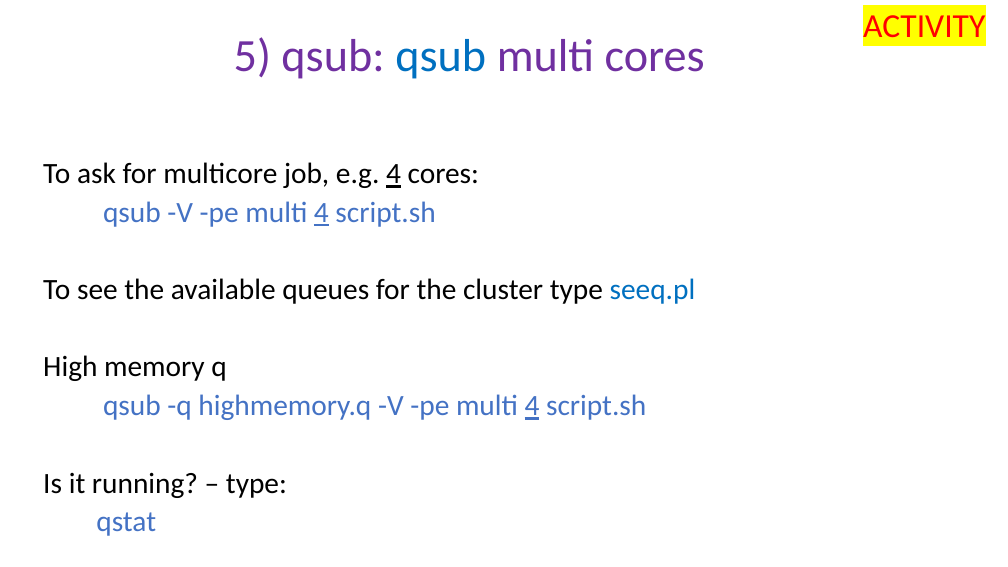
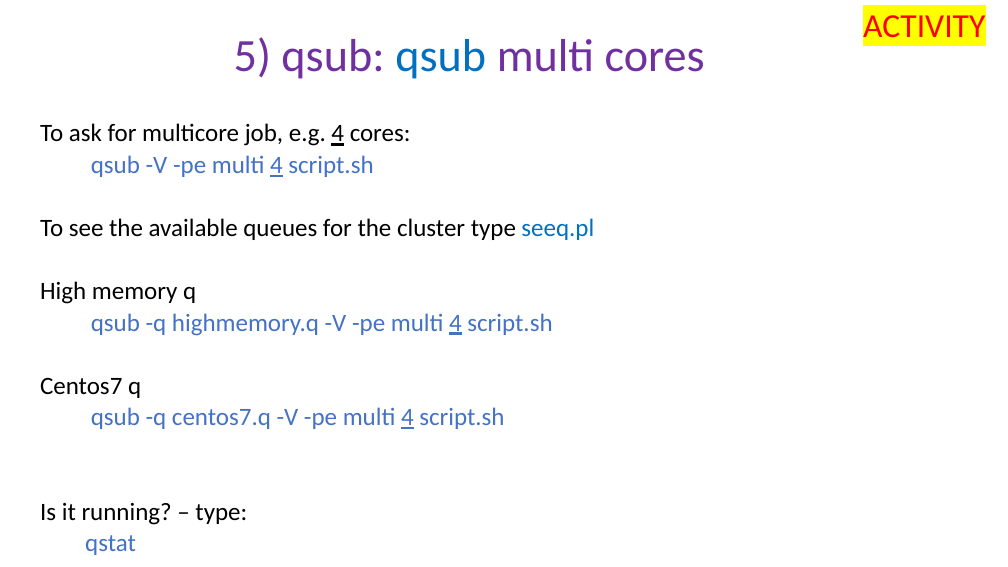
Before and after one commit to peterthorpe5/Msc_Digital_Health, a slide deck: slide 5 of powerpoint/5_qsub.pptx. Drawn at 1008x567 pixels with LibreOffice and Linux fonts; fonts in the diff are those of the drawing. Boxes give left, top, right and bottom in pixels: in the first picture for what was removed or moved away, otherwise in the second. Text is boxed around its words. In the diff, an @@ line names an element or a change of style, - is before the commit and + after.

```diff
--- a/powerpoint/5_qsub.pptx
+++ b/powerpoint/5_qsub.pptx
@@ text "To ask for multicore job, ...": place and size @@
-text "To ask for multicore job, ..." at [43, 162, 696, 536]
+text "To ask for multicore job, ..." at [40, 123, 594, 555]
@@ text at [40, 123, 594, 555]: size 28 to 23.8 pt in "To ask for multicore job, e.g. 4 ...", "qsub -V -pe multi 4 script.sh", "To see the available queues for the ...", "High memory q" and 3 more places; line spacing 0.8 to 0.7 @@
@@ text at [40, 377, 504, 429]: paragraphs added @@
+Centos7 q
+qsub -q centos7.q -V -pe multi 4 script.sh
```
Also in this commit, not shown: 1 other slide changed.
